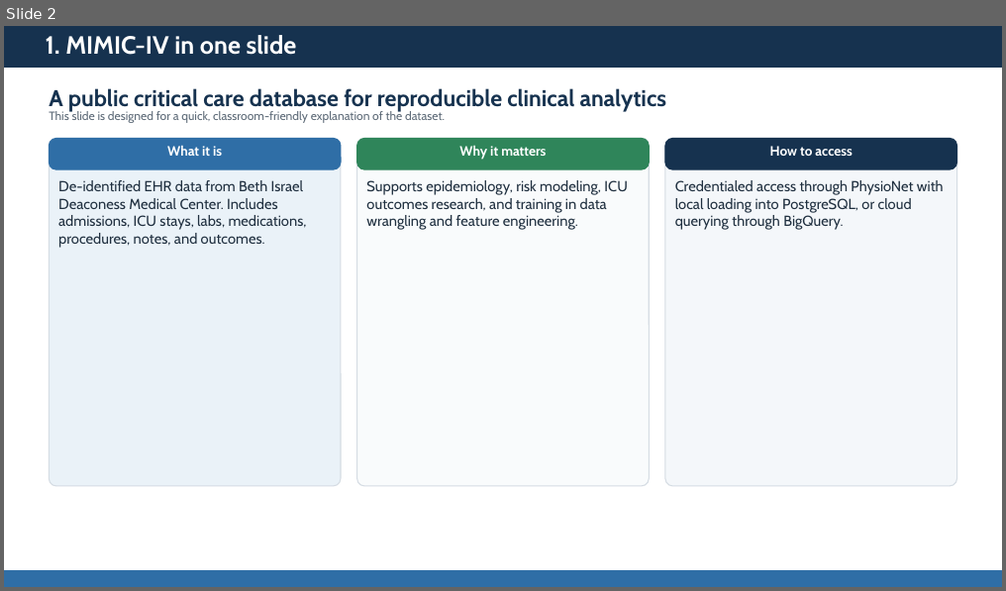
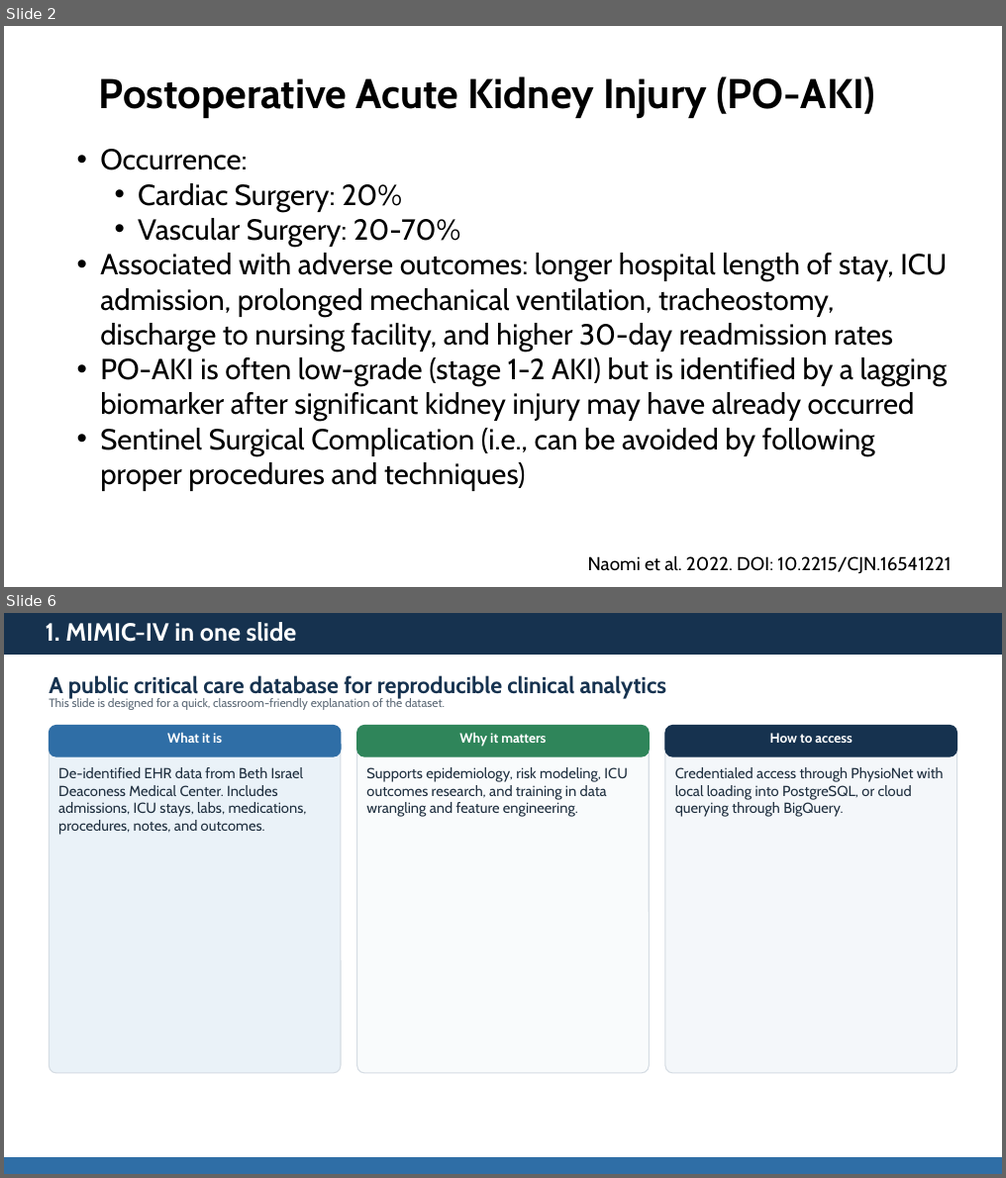
Before and after one commit to AngelJeriko/Juptyer-Janitors-Wrangling-project, a slide deck: final presentation.pptx. Shown one above the other, each under a label of ours: slide 2 before the commit, slides 2 and 6 after it; the slides between them are not shown. The pictures are 1006x591 and 1006x1178 pixels, drawn with LibreOffice and Linux fonts; fonts in the diff are those of the drawing. Boxes give left, top, right and bottom in pixels: in the first picture for what was removed or moved away, otherwise in the second. Text is boxed around its words. In the diff, an @@ line names an element or a change of style, - is before the commit and + after.

```diff
--- a/final presentation.pptx
+++ b/final presentation.pptx
@@ slide 2 added at [4, 26, 1002, 587], background #FFFFFF @@
@@ text added at [99, 76, 875, 118], 40 pt, text #000000, bold @@
+Postoperative Acute Kidney Injury (PO-AKI)
@@ text added at [100, 149, 947, 491], 28 pt, text #000000 @@
+• Occurrence:
+  • Cardiac Surgery: 20%
+  • Vascular Surgery: 20-70%
+• Associated with adverse outcomes: longer hospital length of stay, ICU admission, prolonged mechanical ventilation, tracheostomy, discharge to nursing facility, and higher 30-day readmission rates
+• PO-AKI is often low-grade (stage 1-2 AKI) but is identified by a lagging biomarker after significant kidney injury may have already occurred
+• Sentinel Surgical Complication (i.e., can be avoided by following proper procedures and techniques)
@@ text added at [588, 556, 950, 574], 18 pt, text #000000 @@
+Naomi et al. 2022. DOI: 10.2215/CJN.16541221
@@ what was slide 2 is now slide 6 @@
```
Also in this commit, not shown: 1 slide changed, 3 other slides added.
